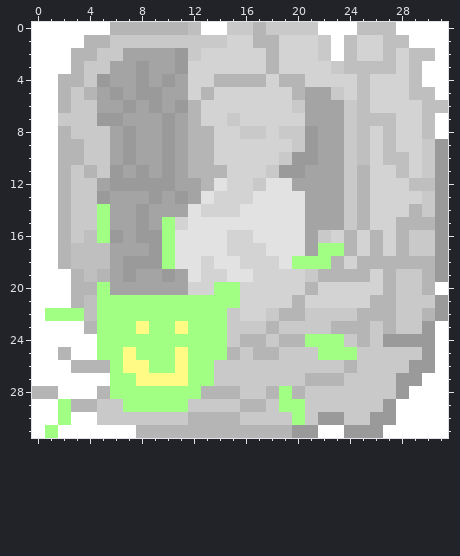
Pixel-art sprite -- Assets/Sprites/powerUps/pu_def(NOT FINISHED).png. The first picture shows the starting point.
The file is 32x32 pixels. Pixels under 10% opacity are left out. Colours within 5 levels of each other are drawn and written as one.
The same view after the edit:
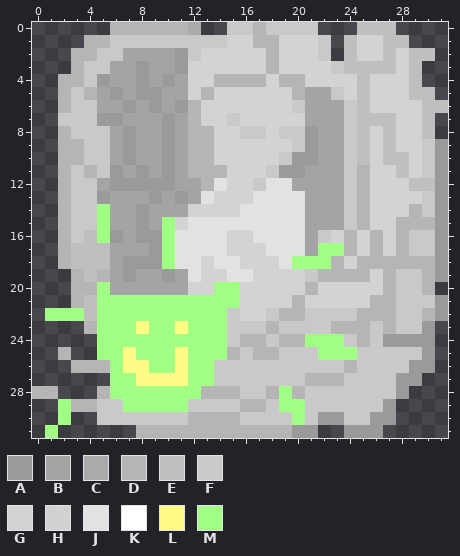
Palette (. is transparent): A #9a9a9a  B #a4a4a4  C #b5b5b5e8  D #b5b5b5  E #bfbfbf  F #c9c9c9  G #d3d3d3  H #e2e2e2e5  J #e2e2e2  K #ffffff  L #fffb84  M #a1ff84
Change:
y 0: x 0..5 KKKKKK -> ......; x 12..14 EKK -> C..; x 22..24 KKK -> ...; x 28..31 KKKK -> ....
y 1: x 0..3 KKKK -> ....; x 23 K -> .; x 29..31 KKK -> ...
y 2: x 0..2 KKK -> ...; x 23 K -> .; x 31 K -> .
y 3: x 0..2 KKK -> ...; x 30..31 KK -> ..
y 4: x 0..1 KK -> ..; x 30..31 KK -> ..
y 5: x 0..1 KK -> ..; x 31 K -> .
y 6: x 0..1 KK -> ..
y 7..8: x 0..1 KK -> ..; x 31 K -> .
y 9..13: x 0..1 KK -> ..
y 14: x 0..1 KK -> ..; x 12 J -> H
y 15..18: x 0..1 KK -> ..
y 19: x 0..2 KKK -> ...
y 20: x 0..2 KKK -> ...; x 31 K -> .
y 21: x 0..2 KKK -> ...
y 22: x 0 K -> .
y 23: x 0..3 KKKK -> ....; x 31 K -> .
y 24: x 0..4 KKKKK -> .....; x 31 K -> .
y 25: x 0..1 KK -> ..; x 3..4 KK -> ..; x 31 K -> .
y 26: x 0..2 KKK -> ...; x 31 K -> .
y 27: x 0..5 KKKKKK -> ......; x 30..31 KK -> ..
y 28: x 2..4 KKK -> ...; x 29..31 KKK -> ...
y 29: x 0..1 KK -> ..; x 28..31 KKKK -> ....
y 30: x 0..1 KK -> ..; x 3..4 KK -> ..; x 28..31 KKKK -> ....
y 31: x 0 K -> .; x 2..7 KKKKKK -> ......; x 22..23 KK -> ..; x 27..31 KKKKK -> .....
